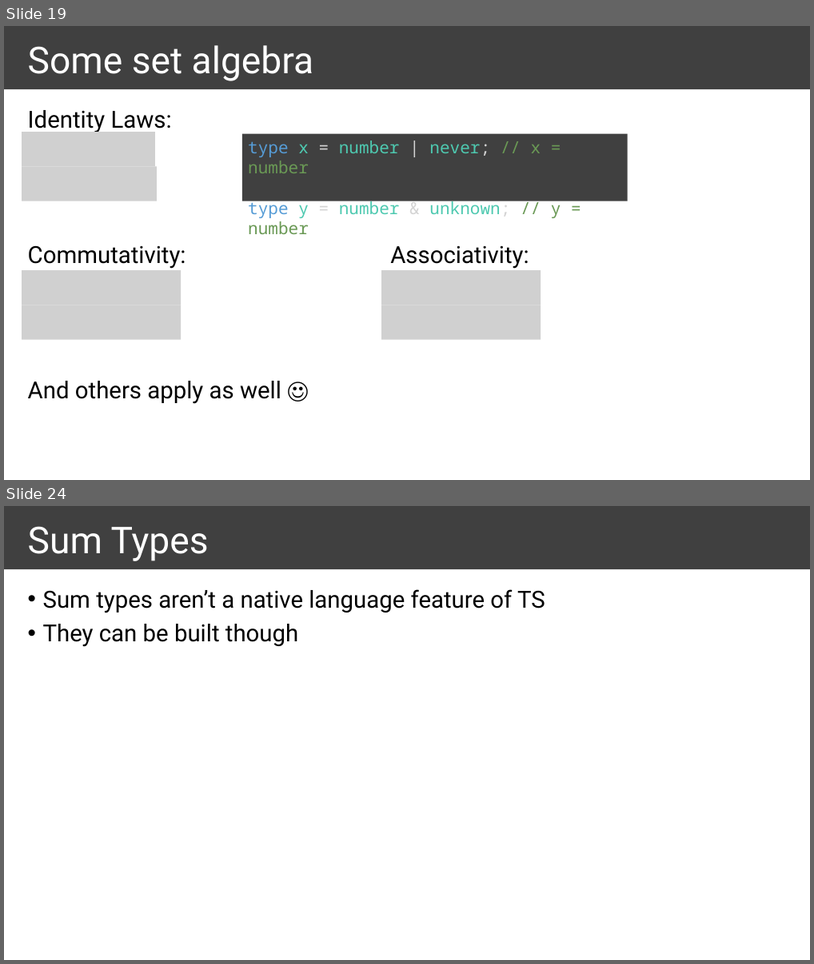
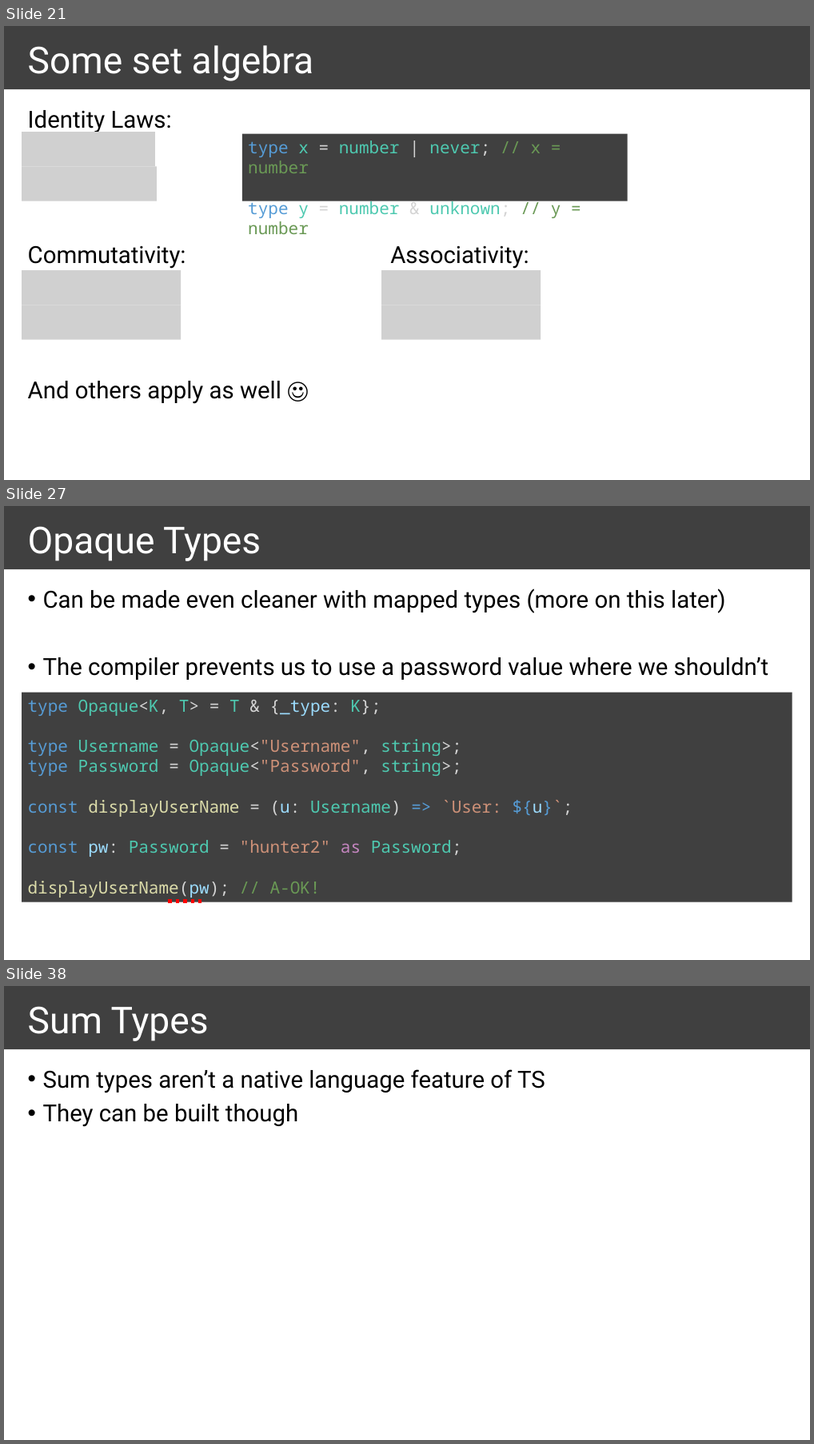
Before and after one commit to ymekesser/a-type-of-magic-presentation, a slide deck: a-type-of-magic.pptx. Shown one above the other, each under a label of ours: slides 19 and 24 before the commit, slides 21, 27 and 38 after it; the slides between them are not shown. The pictures are 814x964 and 814x1444 pixels, drawn with LibreOffice and Linux fonts; fonts in the diff are those of the drawing; grey boxes stand for pictures. Boxes give left, top, right and bottom in pixels: in the first picture for what was removed or moved away, otherwise in the second. Text is boxed around its words. In the diff, an @@ line names an element or a change of style, - is before the commit and + after.

```diff
--- a/a-type-of-magic.pptx
+++ b/a-type-of-magic.pptx
@@ slide 27 added at bbox=[4, 506, 810, 960], background #FFFFFF; not listed: 1 template element that a slide beside it also shows @@
@@ title added at bbox=[28, 526, 261, 561], 44 pt, text #FFFFFF @@
+Opaque Types
@@ text added at bbox=[43, 588, 770, 680], 28 pt, text #000000 @@
+• Can be made even cleaner with mapped types (more on this later)
+• The compiler prevents us to use a password value where we shouldn’t
@@ rectangle added at bbox=[22, 692, 793, 902], fill #404040, 20 pt, text #4EC9B0 @@
+type Opaque<K, T> = T & {_type: K};
+type Username = Opaque<"Username", string>;
+type Password = Opaque<"Password", string>;
+const displayUserName = (u: Username) => `User: ${u}`;
+const pw: Password = "hunter2" as Password;
+displayUserName(pw); // A-OK!
@@ line added from (168, 900) to (202, 900), #FF0000 4.5 pt dashed @@
@@ what was slide 19 is now slide 21 @@
@@ what was slide 24 is now slide 38 @@
```
Also in this commit, not shown: 11 slides changed, 21 other slides added, 7 other files.
